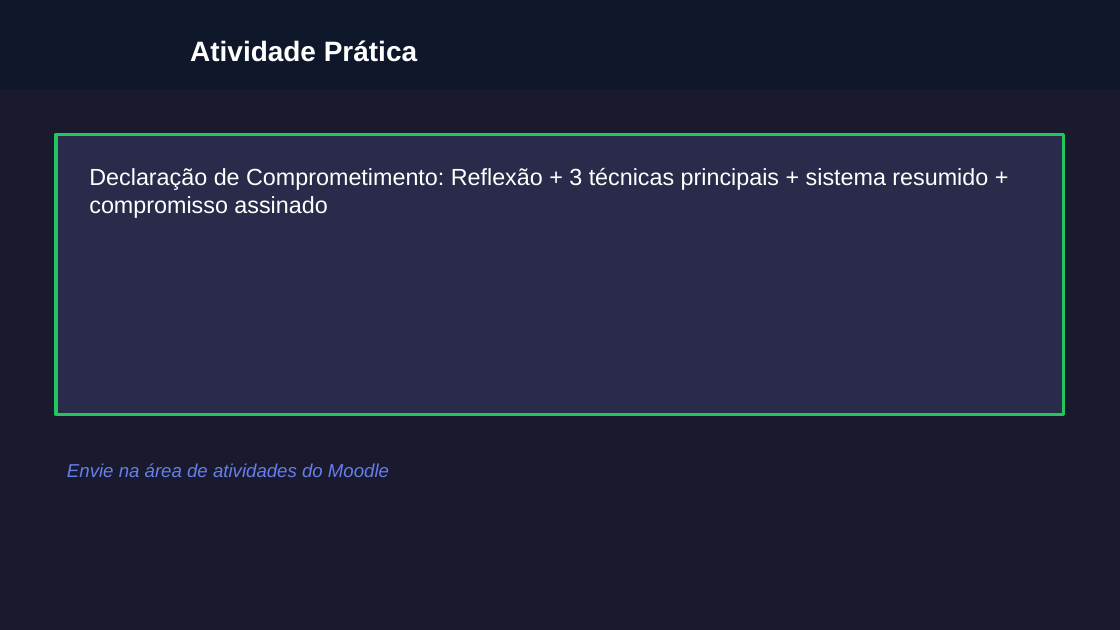
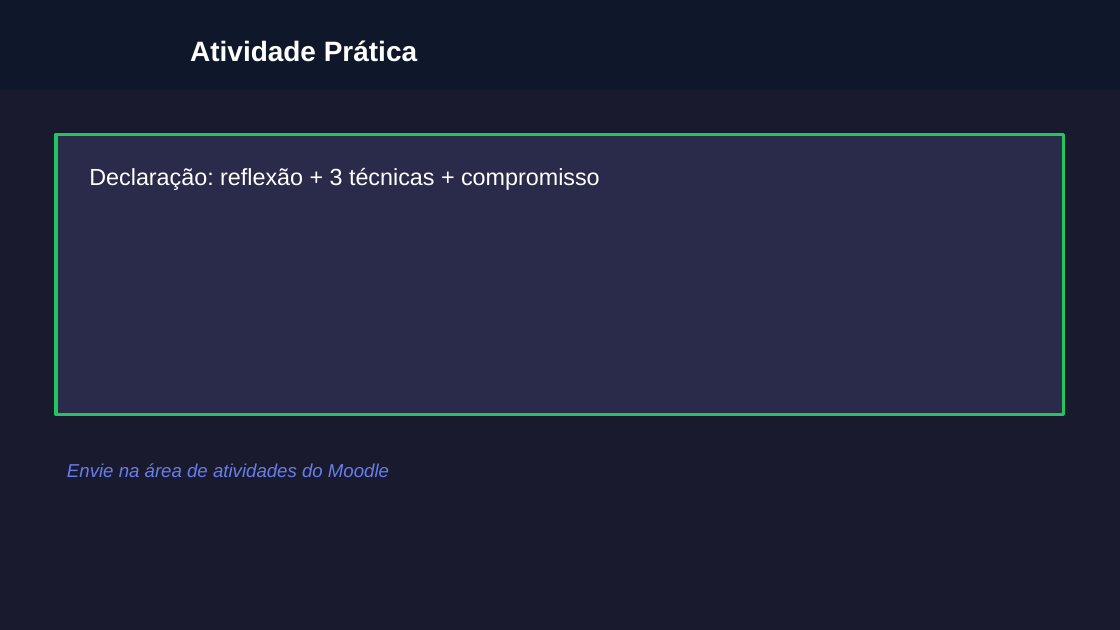
Before and after one commit to almirmeira/educa-com-talento, a slide deck: slide 8 of apresentacoes/foco-produtividade/aula-30-encerramento.pptx. Drawn at 1120x630 pixels with LibreOffice and Linux fonts; fonts in the diff are those of the drawing; grey boxes stand for pictures; background and template pictures are left out. Boxes give left, top, right and bottom in pixels: in the first picture for what was removed or moved away, otherwise in the second. Text is boxed around its words. In the diff, an @@ line names an element or a change of style, - is before the commit and + after.

```diff
--- a/apresentacoes/foco-produtividade/aula-30-encerramento.pptx
+++ b/apresentacoes/foco-produtividade/aula-30-encerramento.pptx
@@ text at (x1=89, y1=168, x2=600, y2=190): text changed @@
-Declaração de Comprometimento: Reflexão + 3 técnicas principais + sistema resumido + compromisso assinado
+Declaração: reflexão + 3 técnicas + compromisso
```
Also in this commit, not shown: 7 other slides changed, 27 other files.
